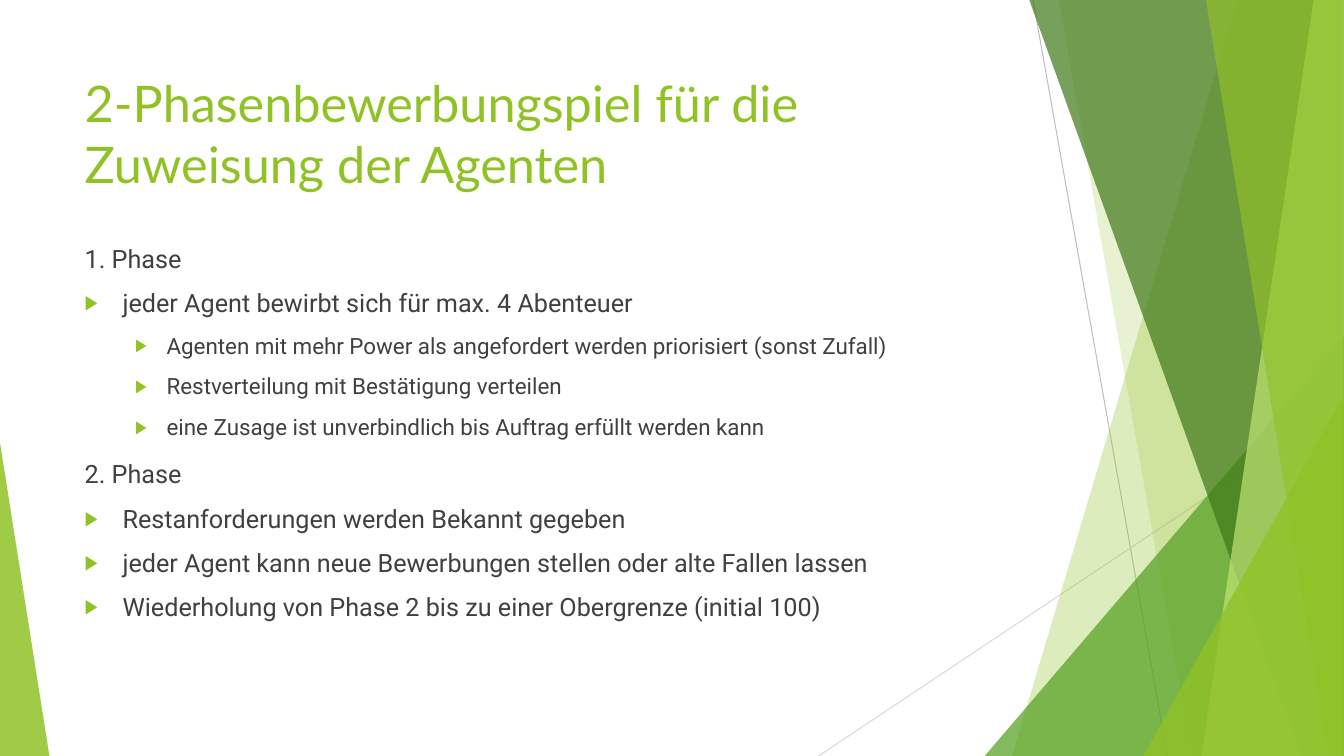
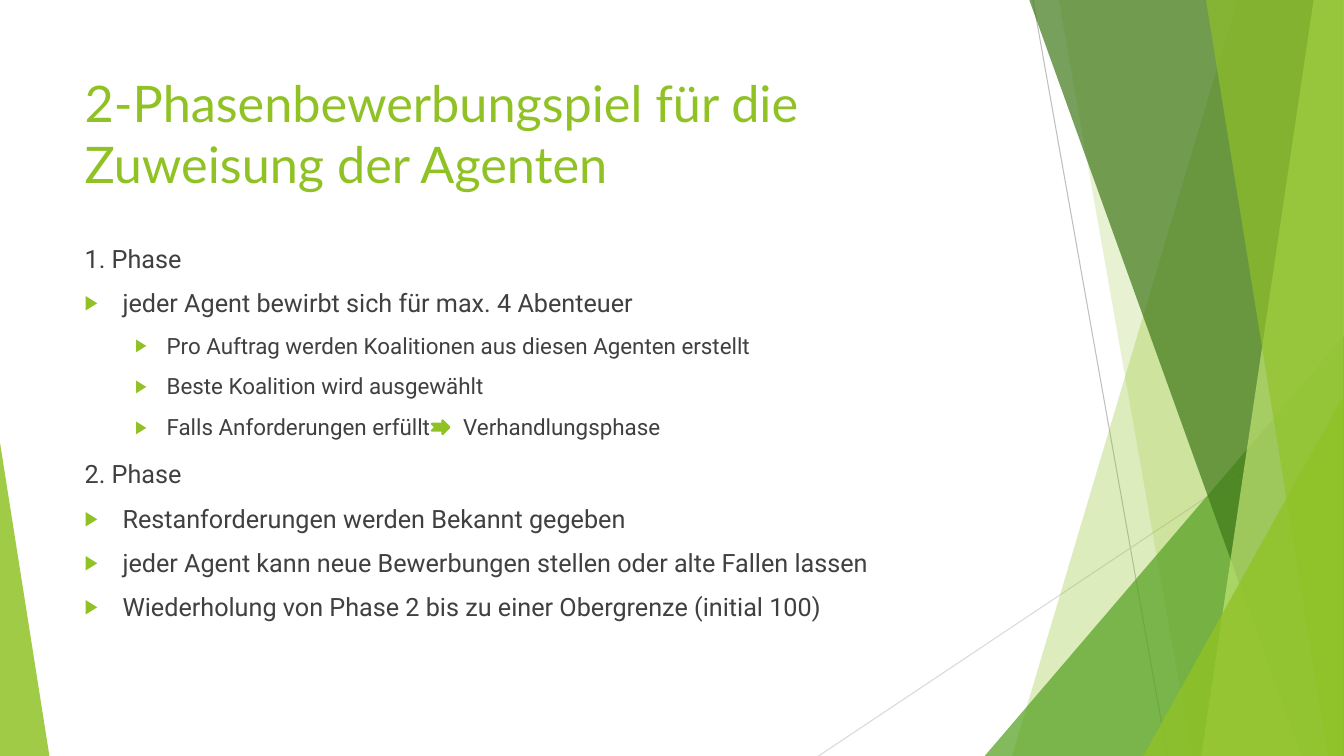
Before and after one commit to MFizz/AiF, a slide deck: slide 9 of presentation/AOTF.pptx. Drawn at 1344x756 pixels with LibreOffice and Linux fonts; fonts in the diff are those of the drawing. Boxes give left, top, right and bottom in pixels: in the first picture for what was removed or moved away, otherwise in the second. Text is boxed around its words. In the diff, an @@ line names an element or a change of style, - is before the commit and + after.

```diff
--- a/presentation/AOTF.pptx
+++ b/presentation/AOTF.pptx
@@ text at <box>167,337,750,440</box>: text changed @@
-  ▶ Agenten mit mehr Power als angefordert werden priorisiert (sonst Zufall)
-  ▶ Restverteilung mit Bestätigung verteilen
-  ▶ eine Zusage ist unverbindlich bis Auftrag erfüllt werden kann
+  ▶ Pro Auftrag werden Koalitionen aus diesen Agenten erstellt
+  ▶ Beste Koalition wird ausgewählt
+  ▶ Falls Anforderungen erfüllt Verhandlungsphase
@@ notched right arrow added at <box>432,420,449,435</box>, fill #90C226, outline #90C226 1.5 pt @@
```
Also in this commit, not shown: 1 other file.
